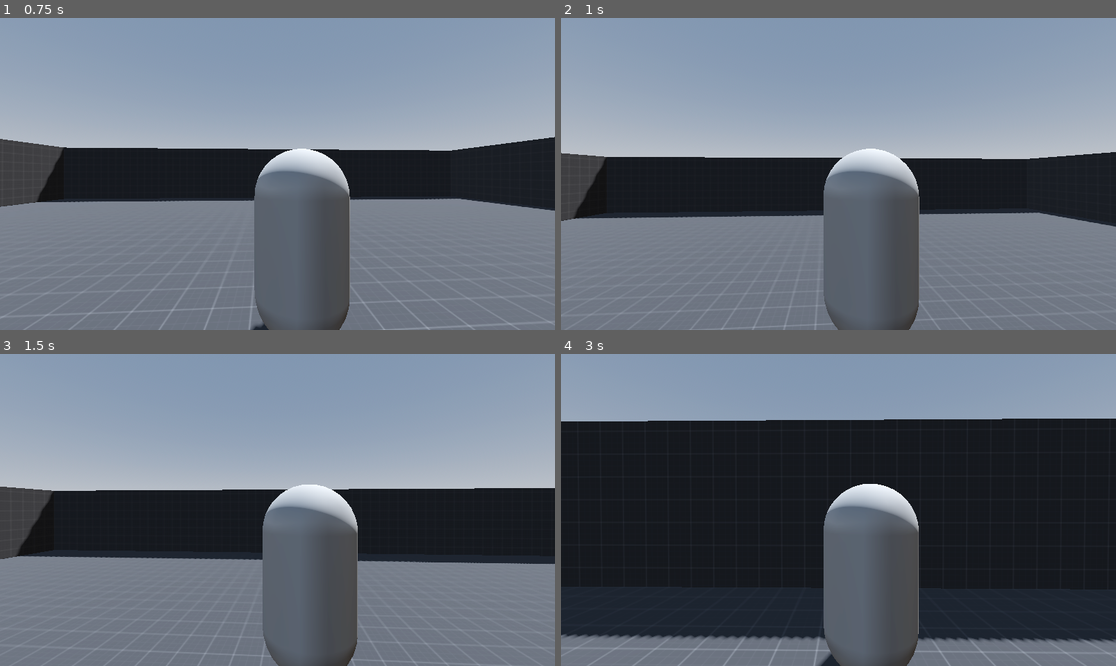
Above: before the commit, frames 1-4 (two rows, left to right).
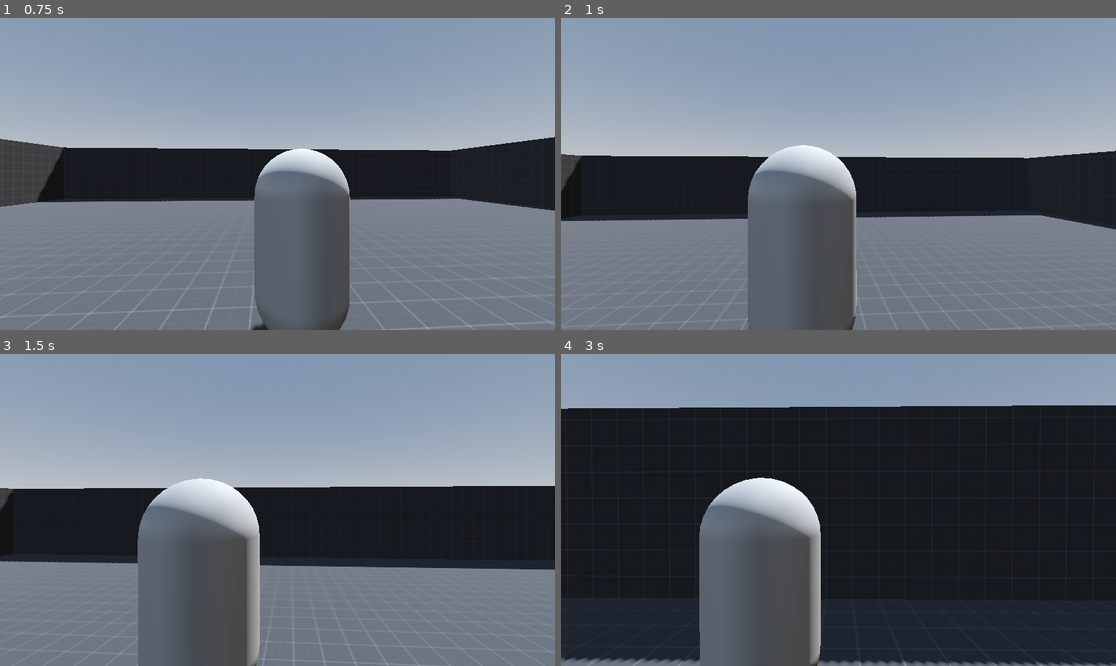
Above: after the commit, the same moments.

Repository: OnymMunda/dds-fps
Game: Godot game, scene res://world.tscn
Same seed, same stepped clock (60 frames per second), same inputs: the game is played once before the commit and once after it.
Inputs (mouse positions are in pixels of both pictures, inside the frame that each line leads up to):
- Up to frame 1 (0.75 s): tap Enter at 0.5 s; move the mouse to (305, 174) at 0.52 s; hold W (up) from 0.53 s (still down); hold Tab (swap_camera_alignment) from 0.53 s (still down)
- Up to frame 2 (1 s): keep holding W (up); keep holding Tab (swap_camera_alignment); tap Space (jump) at 0.77 s; right-click (866, 174) at 0.8 s
- Up to frame 3 (1.5 s): keep holding W (up); move the mouse to (249, 510) at 1.27 s; release Tab (swap_camera_alignment) at 1.28 s; right-click (249, 510) at 1.35 s
- Up to frame 4 (3 s): keep holding W (up); tap Space (jump) at 1.52 s; tap Tab (swap_camera_alignment) at 1.55 s; move the mouse to (849, 503) at 2.02 s; hold Tab (swap_camera_alignment) 2.03-2.78 s; right-click (849, 503) at 2.3 s; move the mouse to (832, 516) at 2.77 s; right-click (832, 516) at 2.85 s

Frame 1 is identical in both runs. In frame 2, 17% of the frame differs, in the area x 0-100%, y 40-100%; in frame 3, 23%; in frame 4, 30%, in the area x 0-100%, y 16-100%.

Commit message:
added aiming feature

Diff:
--- a/dds-fps/camera_system.gd
+++ b/dds-fps/camera_system.gd
@@ -2,13 +2,24 @@
 
 @export var character: CharacterBody3D
 @export var edge_spring_arm: SpringArm3D
+@export var rear_spring_arm: SpringArm3D
+@export var camera: Camera3D
+
 @export var camera_alignment_speed: float = 0.2
+@export var aim_rear_spring_length: float = 0.5
+@export var aim_edge_spring_length: float = 0.5
+@export var aim_speed: float = 0.2
+@export var aim_fov: float = 55
 
 var camera_rotation: Vector2 = Vector2.ZERO
 var mouse_sensitivity: float = 0.001
 var max_y_rotation: float = 1.2
 
 var camera_tween: Tween
+
+@onready var default_edge_spring_arm_length: float = edge_spring_arm.spring_length
+@onready var default_rear_spring_arm_length: float = rear_spring_arm.spring_length
+@onready var default_fov: float = camera.fov
 
 
 func _ready() -> void:
@@ -28,6 +39,12 @@
 	if event.is_action_pressed("swap_camera_alignment"):
 		swap_camera_alignment()
 
+	if event.is_action_pressed("aim"):
+		enter_aim()
+
+	if event.is_action_released("aim"):
+		exit_aim()
+
 func camera_look(mouse_movement: Vector2) -> void:
 	camera_rotation += mouse_movement
 
@@ -40,7 +57,7 @@
 	camera_rotation.y = clamp(camera_rotation.y, -max_y_rotation, max_y_rotation)
 
 func swap_camera_alignment() -> void:
-	var new_pos: float = -edge_spring_arm.spring_length
+	var new_pos: float = default_edge_spring_arm_length * -sign(edge_spring_arm.spring_length)
 	set_rear_spring_arm_position(new_pos, camera_alignment_speed)
 
 func set_rear_spring_arm_position(pos: float, speed: float) -> void:
@@ -49,3 +66,25 @@
 
 	camera_tween = get_tree().create_tween()
 	camera_tween.tween_property(edge_spring_arm, "spring_length", pos, speed)
+
+func enter_aim() -> void:
+	if camera_tween:
+		camera_tween.kill()
+
+	camera_tween = get_tree().create_tween()
+	camera_tween.set_parallel()
+
+	camera_tween.tween_property(camera, "fov", aim_fov, aim_speed)
+	camera_tween.tween_property(edge_spring_arm, "spring_length", aim_edge_spring_length, aim_speed)
+	camera_tween.tween_property(rear_spring_arm, "spring_length", aim_rear_spring_length, aim_speed)
+
+func exit_aim() -> void:
+	if camera_tween:
+		camera_tween.kill()
+
+	camera_tween = get_tree().create_tween()
+	camera_tween.set_parallel()
+
+	camera_tween.tween_property(camera, "fov", default_fov, aim_speed)
+	camera_tween.tween_property(edge_spring_arm, "spring_length", default_edge_spring_arm_length, aim_speed)
+	camera_tween.tween_property(rear_spring_arm, "spring_length", default_rear_spring_arm_length, aim_speed)
--- a/dds-fps/player.tscn
+++ b/dds-fps/player.tscn
@@ -21,11 +21,13 @@
 transform = Transform3D(1, 0, 0, 0, 1, 0, 0, 0, 1, 0, 1.12313, 0)
 mesh = SubResource("CapsuleMesh_fj7yv")
 
-[node name="CameraSystem" type="Node3D" parent="." node_paths=PackedStringArray("character", "edge_spring_arm")]
+[node name="CameraSystem" type="Node3D" parent="." node_paths=PackedStringArray("character", "edge_spring_arm", "rear_spring_arm", "camera")]
 transform = Transform3D(1, 0, 0, 0, 1, 0, 0, 0, 1, 0.255313, 1.92796, 0.94622)
 script = ExtResource("2_onrkg")
 character = NodePath("..")
 edge_spring_arm = NodePath("EdgeSpringArm")
+rear_spring_arm = NodePath("EdgeSpringArm/RearSpringArm")
+camera = NodePath("EdgeSpringArm/RearSpringArm/Camera3D")
 
 [node name="EdgeSpringArm" type="SpringArm3D" parent="CameraSystem"]
 transform = Transform3D(-4.37114e-08, 0, 1, 0, 1, 0, -1, 0, -4.37114e-08, -0.0931903, -0.077765, -0.179277)
--- a/dds-fps/project.godot
+++ b/dds-fps/project.godot
@@ -47,6 +47,11 @@
 "events": [Object(InputEventKey,"resource_local_to_scene":false,"resource_name":"","device":-1,"window_id":0,"alt_press …(195 unchanged characters)…
 ]
 }
+aim={
+"deadzone": 0.2,
+"events": [Object(InputEventMouseButton,"resource_local_to_scene":false,"resource_name":"","device":-1,"window_id":0,"alt_pressed":false,"shift_pressed":false,"ctrl_pressed":false,"meta_pressed":false,"button_mask":0,"position":Vector2(0, 0),"global_position":Vector2(0, 0),"factor":1.0,"button_index":2,"canceled":false,"pressed":false,"double_click":false,"script":null)
+]
+}
 
 [layer_names]
 
